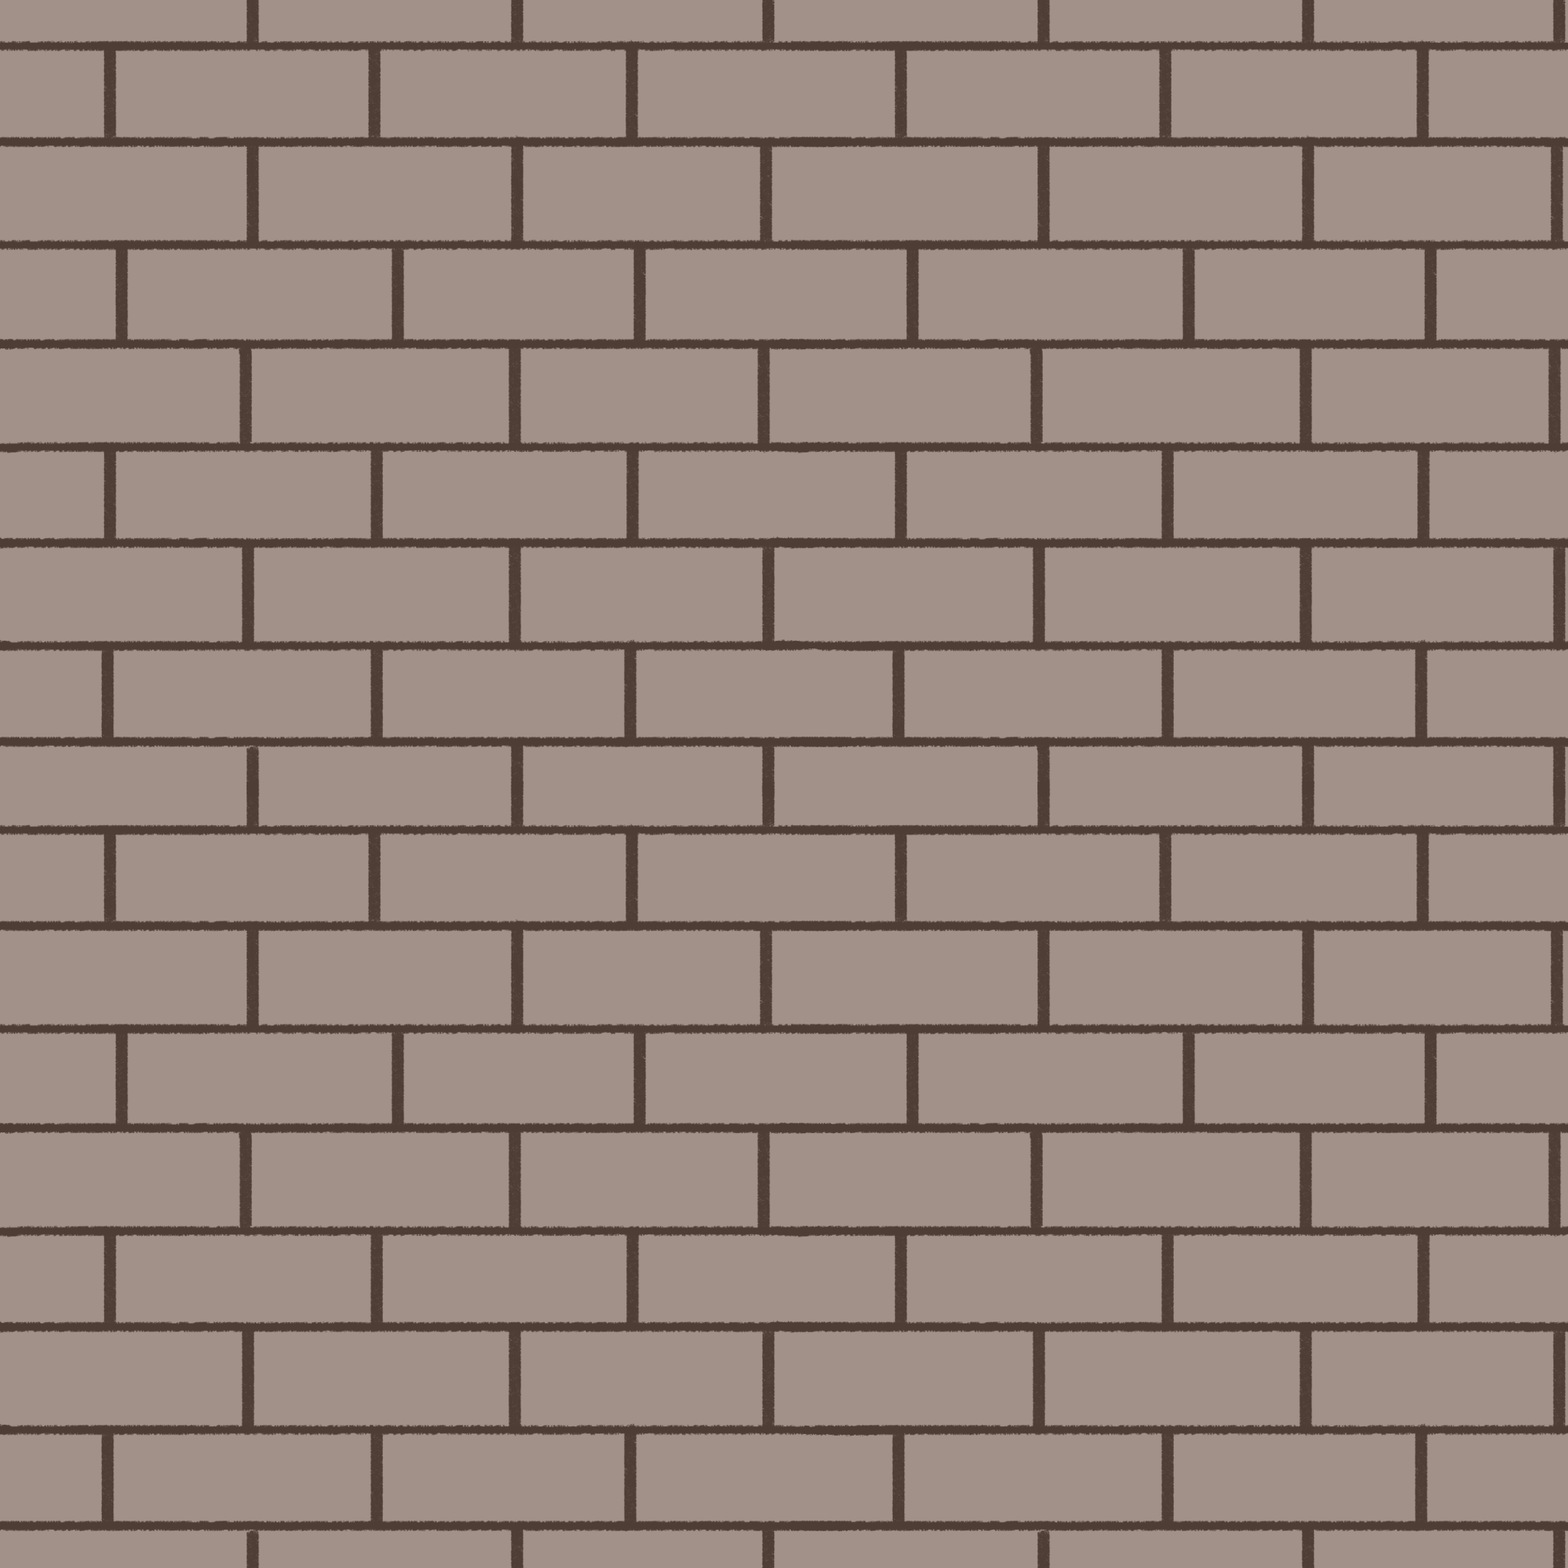
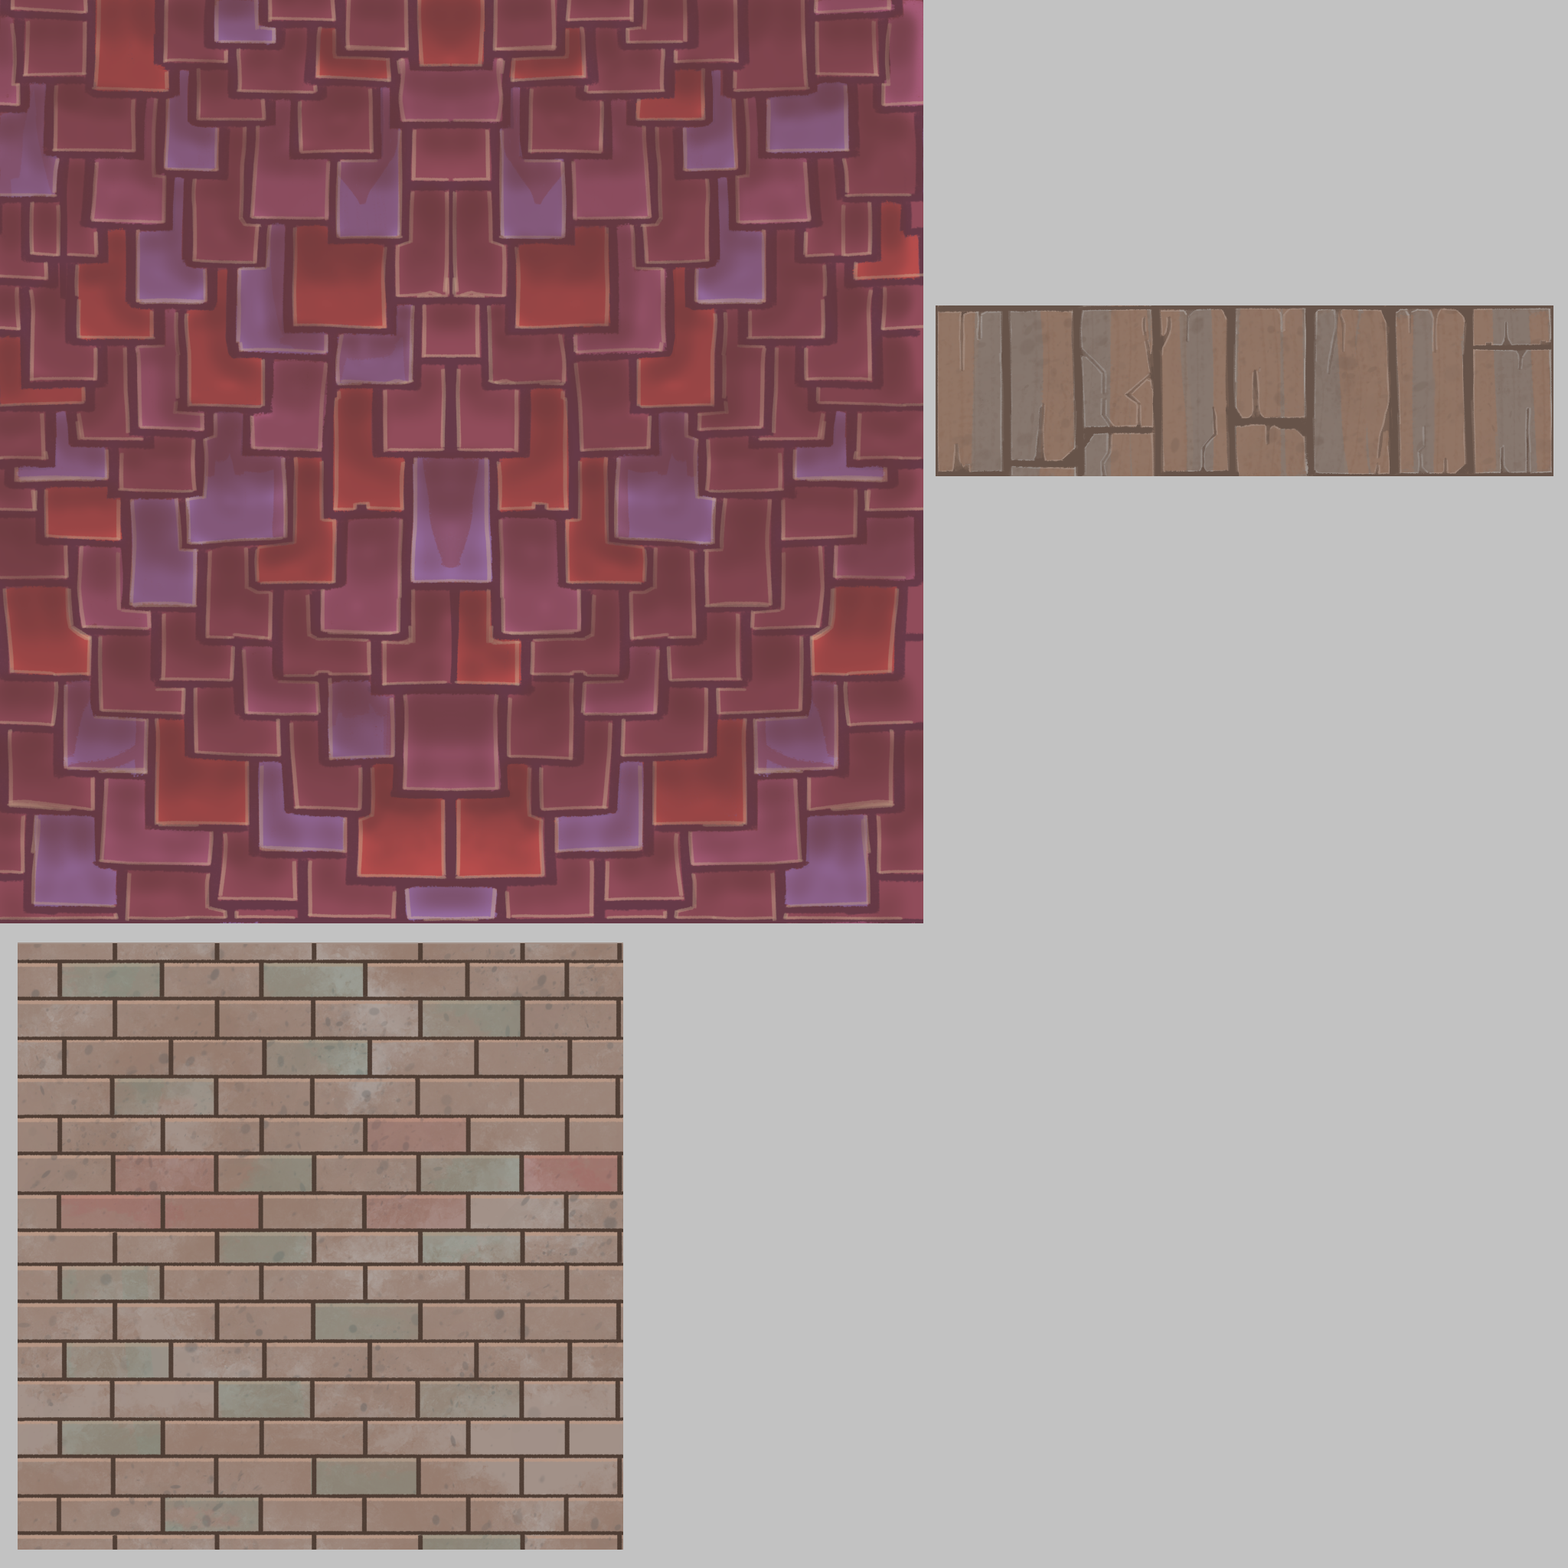
Before/after of a w=1568, h=1568 layered artwork. What changed in the layer stack:
painted on "Pintar camada 17 Mescladas" over [0, 0, 1568, 1568]
added layer "Pintar camada 19" (60%) in group "Parede" over [0, 931, 1568, 1568]
added layer "Pintar camada 18" (53%) in group "Parede" over [0, 931, 1568, 1568]
added layer "Pintar camada 17" in group "Parede" over [0, 931, 1568, 1568]
added layer "Pintar camada 18 Mescladas" in group "Parede" over [0, 931, 1568, 1568]
painted on "Pintar camada 16" over [0, 0, 1568, 1568]
showed group "Madeira_Parede" (6 layers) over [931, 245, 1568, 539]
showed group "Pedra_Base" (7 layers) over [833, 0, 1568, 539]
showed group "Telha" (5 layers) over [0, 0, 1568, 1568]